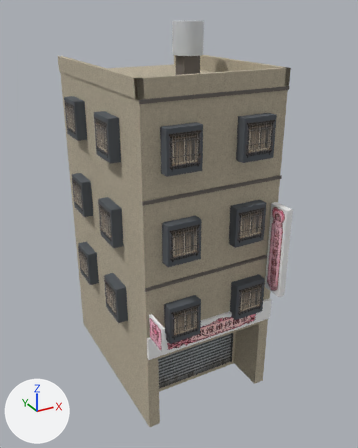
The glTF model public/assets/models/buildings/shophouse-08.glb: old version first, new version second.
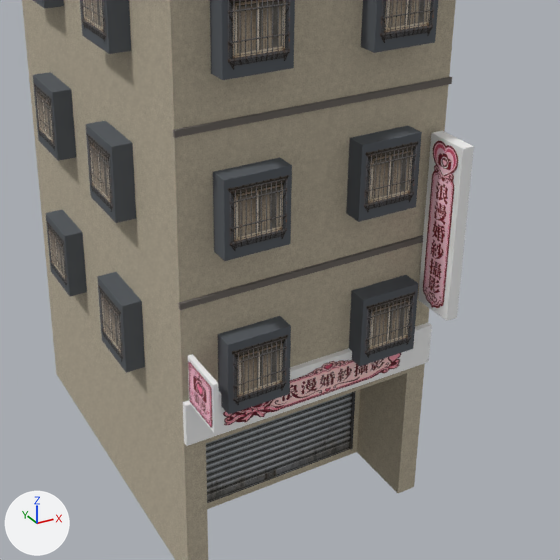
Each version is shown whole from a camera (50 mm lens) standing at (-8.93, -13.56, 15.31) and looking at (0.19, 3.01, 7.03), then close up on the part from 15% to 94% of the width and 30% to 93% of the height. The axes (+X, +Y, +Z) are drawn at lower left. The lights are the same throughout. The first two pictures are the older version. Where no turn or scale is listed for an object, it has been applied to the vertices. Vertices at exactly the same position are counted once.

In view in the first close-up: 'body', 'decal_banner', 'decal_cube', 'decal_storefront', 'decal_vsign', 'decal_window', 'wall'.
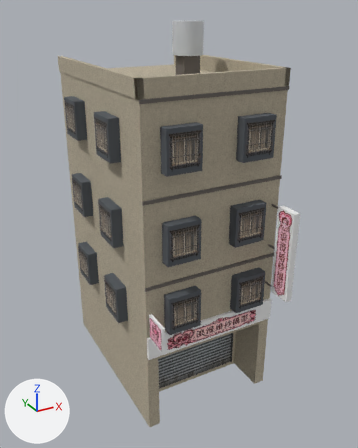
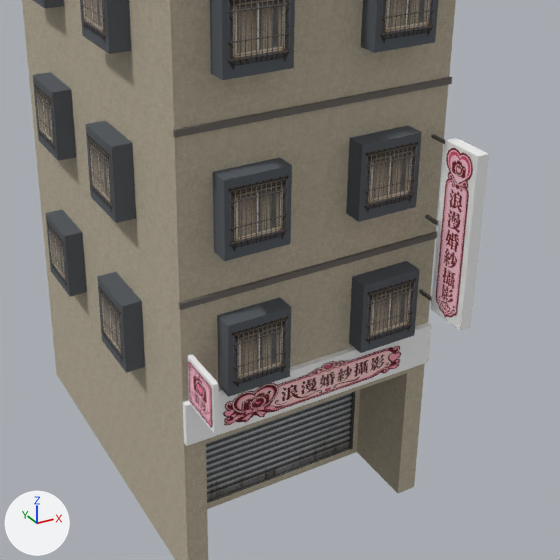
Boxes (x1, y1, x2, y2) around the edits, measured in the close-ups (560 x 560 px; the box of a moved part takes in the faces that stretch with it):
'body', reshaped
    before: (33, 0, 474, 446)
    after: (33, 0, 489, 446)
'decal_window', reshaped
    before: (34, 0, 435, 405)
    after: (34, 0, 435, 387)
'decal_vsign', moved
    before: (423, 141, 458, 308)
    after: (436, 148, 473, 317)
part 1 of me_mesh_0, moved or reshaped
    before: (418, 131, 474, 321)
    after: (431, 138, 489, 331)
part 2 of me_mesh_0, added
    after: (419, 289, 432, 301)
part 3 of me_mesh_0, added
    after: (432, 134, 445, 144)
part 4 of me_mesh_0, added
    after: (425, 215, 438, 226)
part 5 of me_mesh_0, moved or reshaped
    before: (218, 316, 291, 415)
    after: (217, 297, 291, 397)
part 6 of me_mesh_0, moved or reshaped
    before: (349, 275, 418, 366)
    after: (349, 261, 420, 353)
part 8 of me_mesh_6, moved or reshaped
    before: (232, 335, 288, 405)
    after: (232, 316, 288, 387)
part 9 of me_mesh_6, moved or reshaped
    before: (365, 292, 416, 358)
    after: (365, 278, 417, 344)

The change in detail:
me_mesh_0 is used by ob_body; location (0.0, 0.0, 0.0).
me_mesh_0 had 234 vertices, 364 faces and spanned x -3.2..3.2, y -1.05..6.4, z 3.4..14.8.
me_mesh_0 now has 258 vertices, 400 faces and spans x -3.2..3.2, y -1.4..6.4, z 3.4..14.8.
me_mesh_0 part 1: the loose piece of 8 vertices spanning x 2.4..2.65, y -1.0..-0.1, z 5.0..8.6 is moved by (0.0, -0.4, 0.0).
me_mesh_0 part 2: a new loose piece, a box spanning x 2.495..2.555, y -0.55..0.0, z 5.09..5.15, in mat_material_0.
me_mesh_0 part 3: a new loose piece, a box spanning x 2.495..2.555, y -0.55..0.0, z 8.45..8.51, in mat_material_0.
me_mesh_0 part 4: a new loose piece, a box spanning x 2.495..2.555, y -0.55..0.0, z 6.77..6.83, in mat_material_0.
me_mesh_0 part 5: the loose piece of 8 vertices spanning x -2.07..-0.77, y -0.4..0.0, z 4.03..5.53 is moved by (0.0, 0.0, 0.39).
me_mesh_0 part 6: the loose piece of 8 vertices spanning x 0.82..2.12, y -0.4..0.0, z 4.11..5.61 is moved by (0.0, 0.0, 0.31).
me_mesh_5 is used by ob_decal_vsign; location (0.0, 0.0, 0.0).
me_mesh_5 had 8 vertices, 4 faces and spanned x 2.39..2.66, y -0.97..-0.13, z 5.04..8.56.
me_mesh_5 now has 8 vertices, 4 faces and spans x 2.39..2.66, y -1.37..-0.53, z 5.04..8.56.
me_mesh_5 part 7: the whole mesh is moved by (0.0, -0.4, 0.0).
me_mesh_6 has 72 vertices, 36 faces and spans x -3.21..3.21, y -0.41..6.36, z 4.05..11.99.
me_mesh_6 is used by ob_decal_window; location (0.0, 0.0, 0.0).
me_mesh_6 part 8: the loose piece of 4 vertices spanning x -2.03..-0.81, y -0.41, z 4.07..5.49 is moved by (0.0, 0.0, 0.39).
me_mesh_6 part 9: the loose piece of 4 vertices spanning x 0.86..2.08, y -0.41, z 4.15..5.57 is moved by (0.0, 0.0, 0.31).
